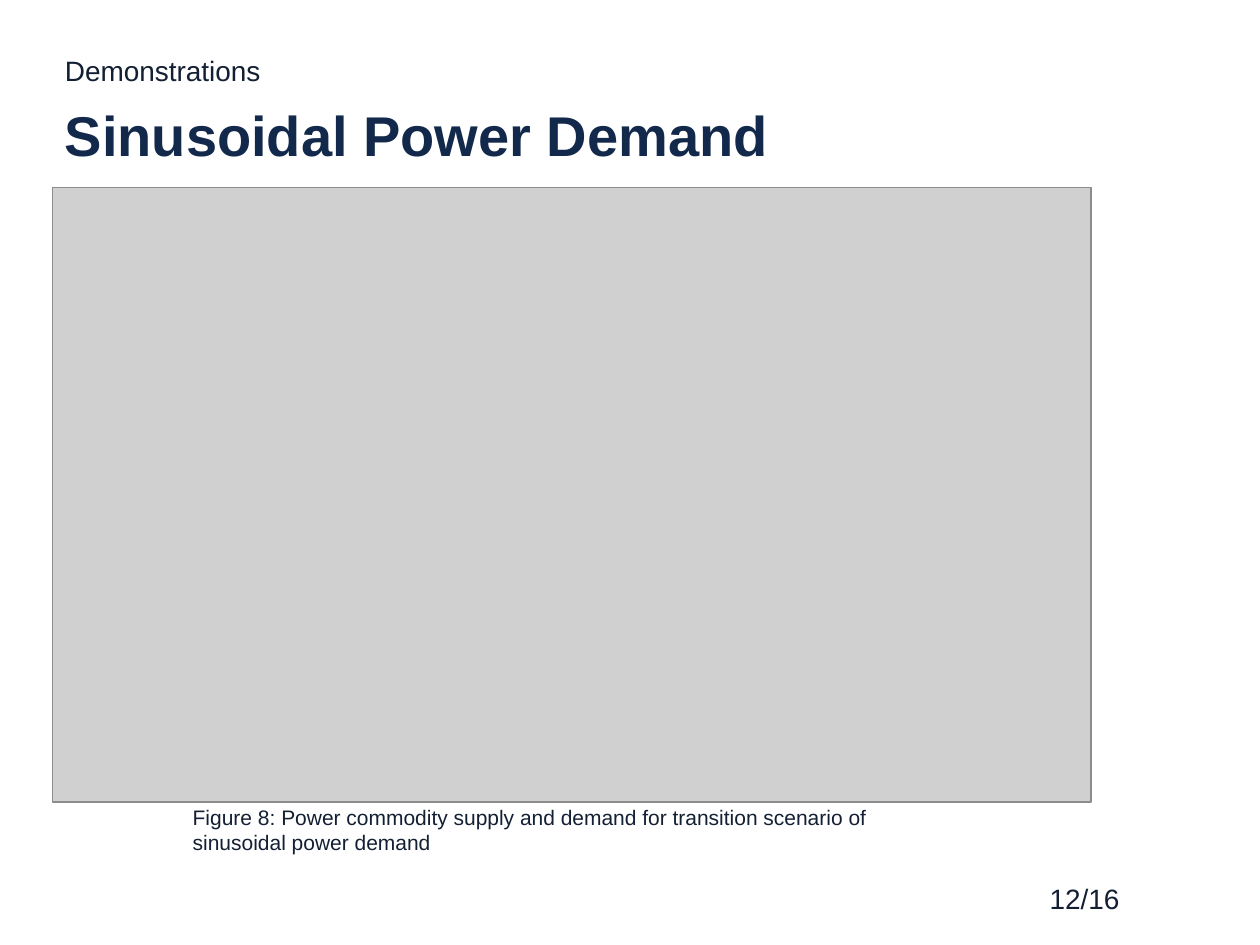
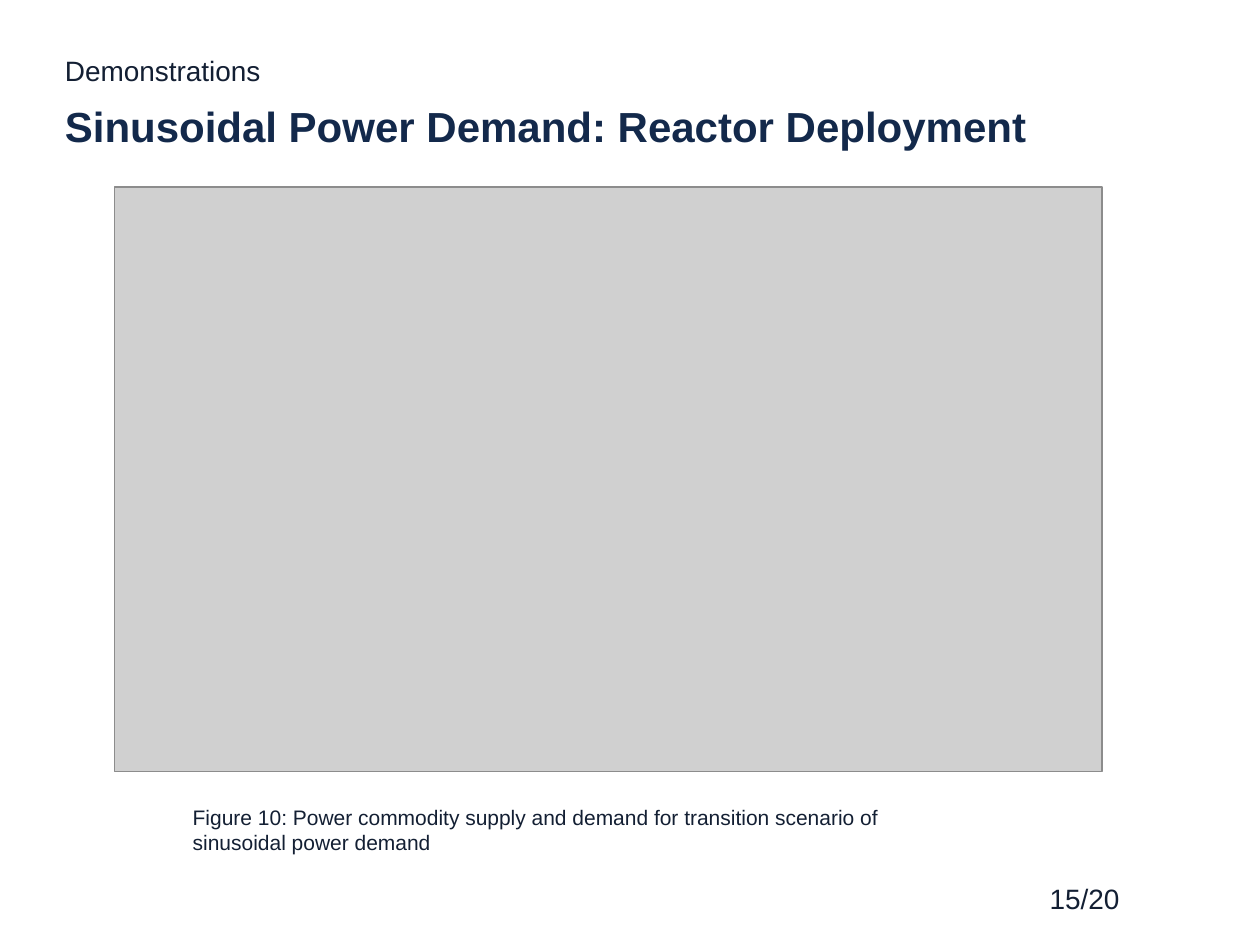
Before and after one commit to gwenchee/2019-chee-twofcs, a slide deck: slide 15 of pres/2019-chee-twofcs-pres.pptx (slide 12 before the commit). Drawn at 1260x945 pixels with LibreOffice and Linux fonts; fonts in the diff are those of the drawing; grey boxes stand for pictures; background and template pictures are left out. Boxes give left, top, right and bottom in pixels: in the first picture for what was removed or moved away, otherwise in the second. Text is boxed around its words. In the diff, an @@ line names an element or a change of style, - is before the commit and + after.

```diff
--- a/pres/2019-chee-twofcs-pres.pptx
+++ b/pres/2019-chee-twofcs-pres.pptx
@@ title at bbox=[65, 111, 1026, 151]: text changed; size 32 to 24 pt @@
-Sinusoidal Power Demand
+Sinusoidal Power Demand: Reactor Deployment
@@ picture: place and size @@
-picture at bbox=[53, 188, 1091, 803]
+picture at bbox=[115, 186, 1102, 771]
@@ text at bbox=[193, 809, 877, 854]: text changed @@
-Figure 8: Power commodity supply and demand for transition scenario of sinusoidal power demand
+Figure 10: Power commodity supply and demand for transition scenario of sinusoidal power demand
@@ page number at bbox=[1050, 888, 1120, 910]: text changed @@
-12/16
+15/20
```
Also in this commit, not shown: 9 other slides changed, 5 slides added, 1 slide removed.
